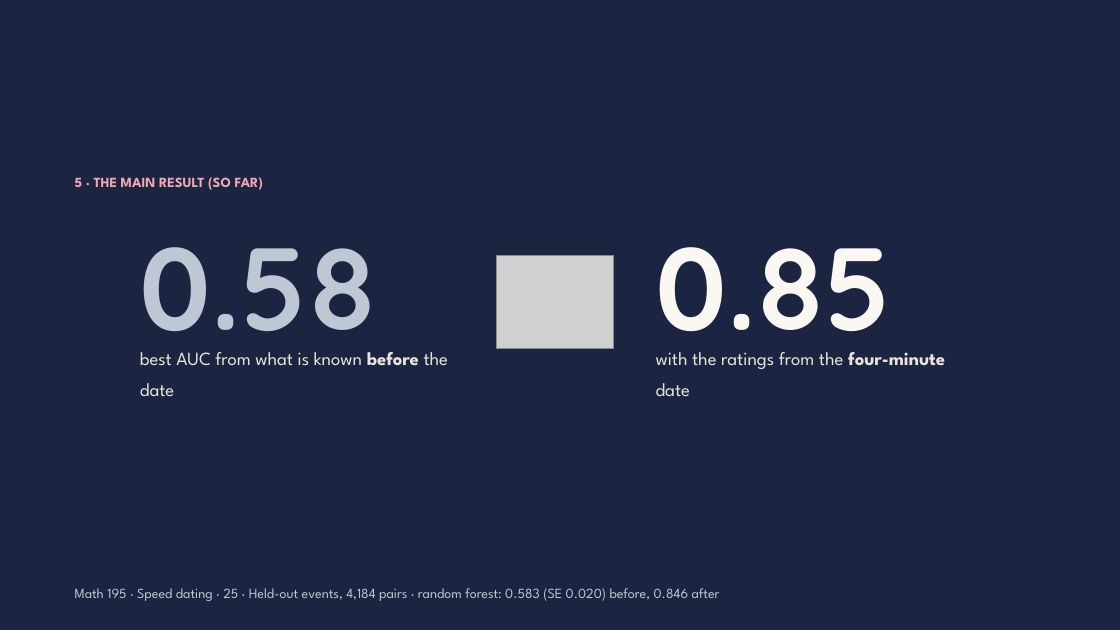
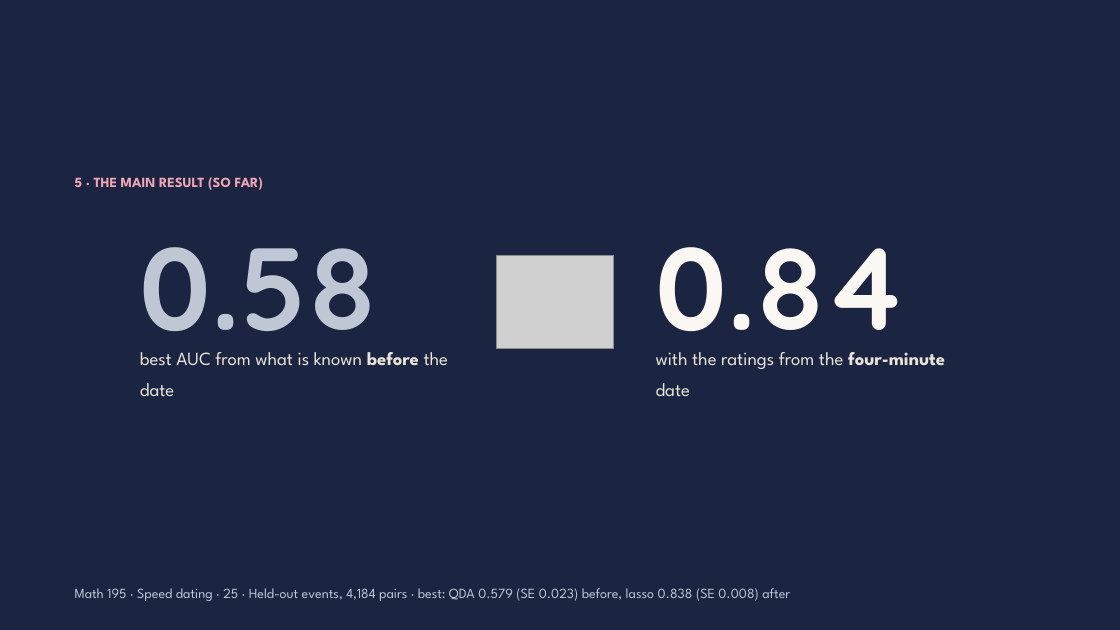
Before and after one commit to Abraham-y/math195-speed-dating, a slide deck: slide 25 of results/report_deck_fixed.pptx. Drawn at 1120x630 pixels with LibreOffice and Linux fonts; fonts in the diff are those of the drawing; grey boxes stand for pictures. Boxes give left, top, right and bottom in pixels: in the first picture for what was removed or moved away, otherwise in the second. Text is boxed around its words. In the diff, an @@ line names an element or a change of style, - is before the commit and + after.

```diff
--- a/results/report_deck_fixed.pptx
+++ b/results/report_deck_fixed.pptx
@@ text at bbox=[656, 247, 908, 361]: text changed @@
-0.85
+0.84
@@ text at bbox=[75, 588, 790, 601]: text changed @@
-Math 195 · Speed dating · 25 · Held-out events, 4,184 pairs · random forest: 0.583 (SE 0.020) before, 0.846 after
+Math 195 · Speed dating · 25 · Held-out events, 4,184 pairs · best: QDA 0.579 (SE 0.023) before, lasso 0.838 (SE 0.008) after
```
Also in this commit, not shown: 2 other slides changed, 7 other files.
